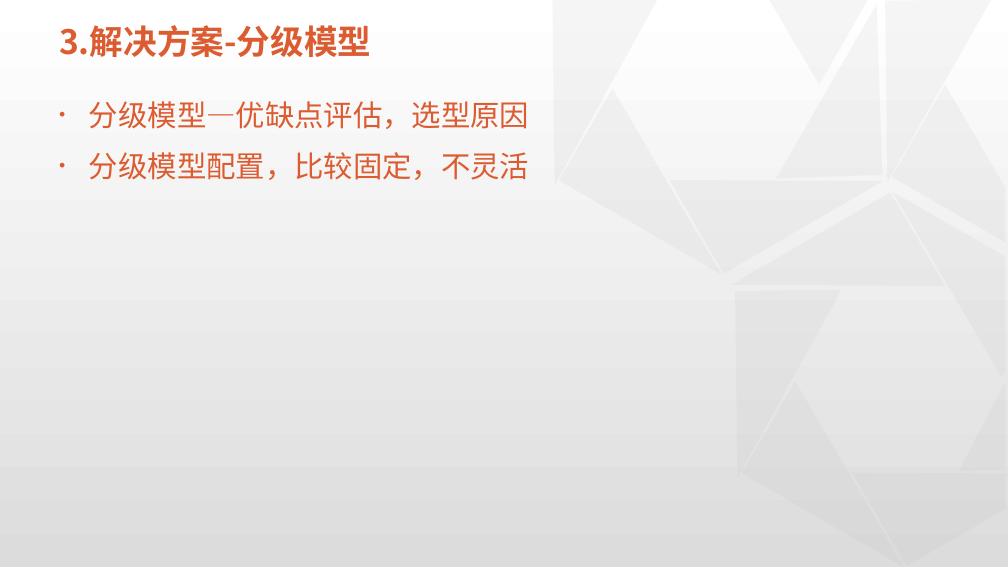
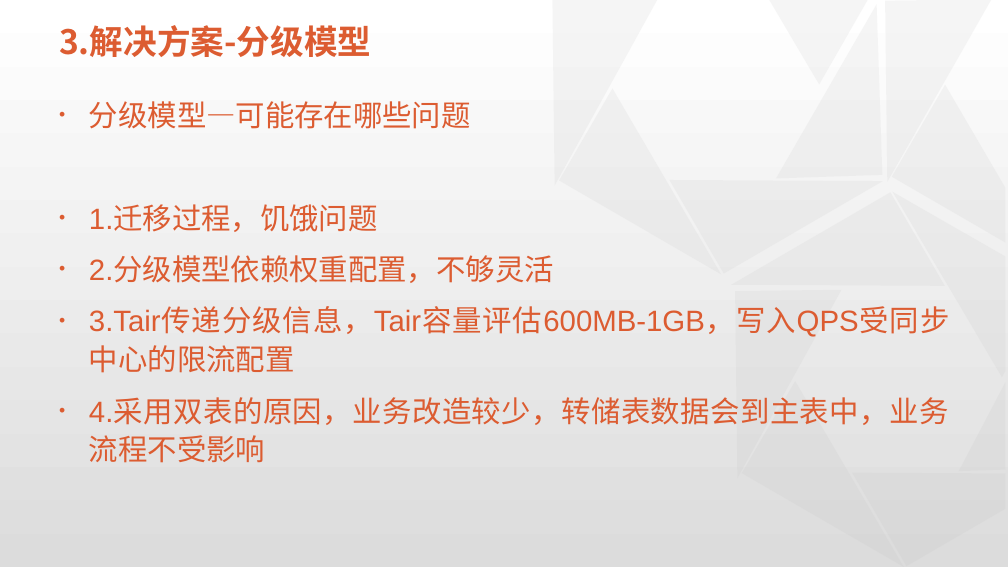
Before and after one commit to physicsLoveJava/java-miscellaneous, a slide deck: slide 13 of tech-interview/a-task/实习总结-07-26.pptx (slide 16 before the commit). Drawn at 1008x567 pixels with LibreOffice and Linux fonts; fonts in the diff are those of the drawing; background and template pictures are left out. Boxes give left, top, right and bottom in pixels: in the first picture for what was removed or moved away, otherwise in the second. Text is boxed around its words. In the diff, an @@ line names an element or a change of style, - is before the commit and + after.

```diff
--- a/tech-interview/a-task/实习总结-07-26.pptx
+++ b/tech-interview/a-task/实习总结-07-26.pptx
@@ text at box(89, 101, 950, 463): text changed @@
-• 分级模型—优缺点评估，选型原因
-• 分级模型配置，比较固定，不灵活
+• 分级模型—可能存在哪些问题
+• 1.迁移过程，饥饿问题
+• 2.分级模型依赖权重配置，不够灵活
+• 3.Tair传递分级信息，Tair容量评估600MB-1GB，写入QPS受同步中心的限流配置
+• 4.采用双表的原因，业务改造较少，转储表数据会到主表中，业务流程不受影响
```
Also in this commit, not shown: 7 other slides changed, 1 slide added, 4 slides removed.
